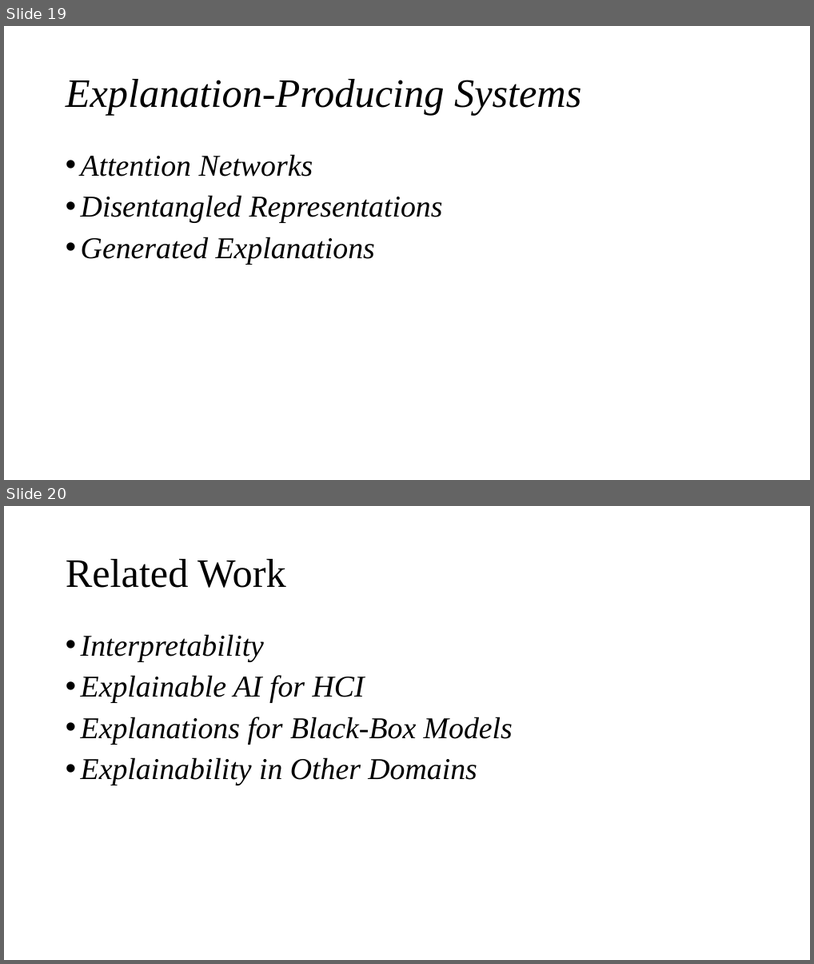
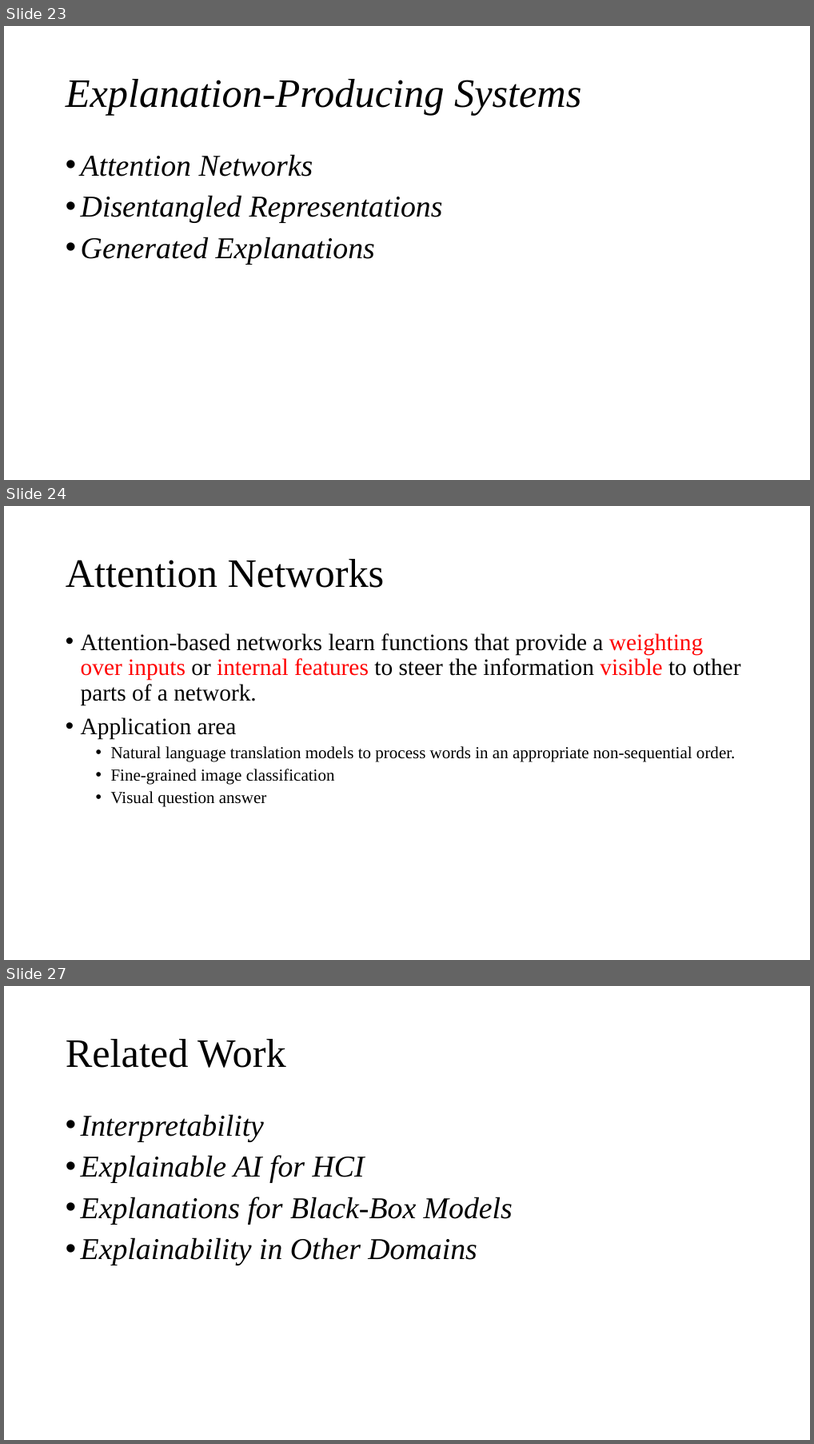
Before and after one commit to cloudspurs/klz, a slide deck: computer_science/ai/xai/papers/explaining_explanations_an_overview_of_interpretability_of_machine_learning.pptx. Shown one above the other, each under a label of ours: slides 19 and 20 before the commit, slides 23, 24 and 27 after it; the slides between them are not shown. The pictures are 814x964 and 814x1444 pixels, drawn with LibreOffice and Linux fonts; fonts in the diff are those of the drawing. Boxes give left, top, right and bottom in pixels: in the first picture for what was removed or moved away, otherwise in the second. Text is boxed around its words. In the diff, an @@ line names an element or a change of style, - is before the commit and + after.

```diff
--- a/computer_science/ai/xai/papers/explaining_explanations_an_overview_of_interpretability_of_machine_learning.pptx
+++ b/computer_science/ai/xai/papers/explaining_explanations_an_overview_of_interpretability_of_machine_learning.pptx
@@ slide 24 added at <box>4,506,810,960</box>, background #FFFFFF @@
@@ title added at <box>66,559,385,588</box>, 48 pt, text #000000 @@
+Attention Networks
@@ text added at <box>81,633,741,807</box>, 28 pt, text #000000 @@
+• Attention-based networks learn functions that provide a weighting over inputs or internal features to steer the information visible to other parts of a network.
+• Application area
+  • Natural language translation models to process words in an appropriate non-sequential order.
+  • Fine-grained image classification
+  • Visual question answer
@@ what was slide 19 is now slide 23 @@
@@ what was slide 20 is now slide 27 @@
```
Also in this commit, not shown: 2 slides changed, 8 other slides added, 1 slide removed, 41 other files.
